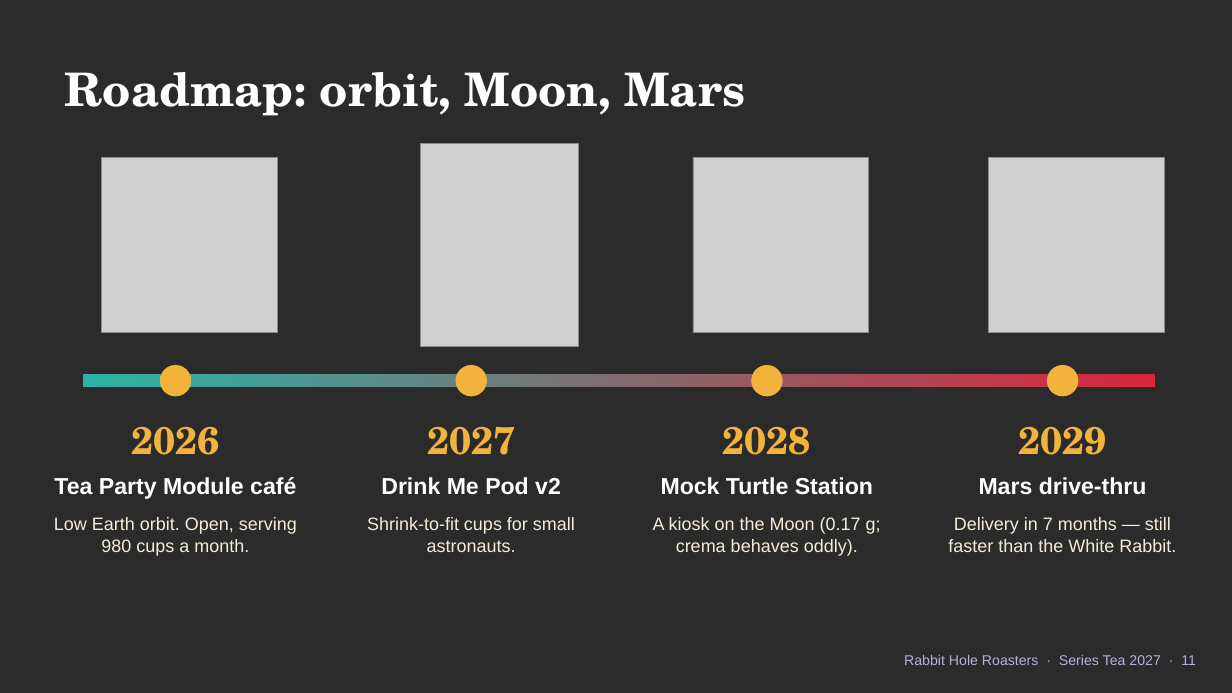
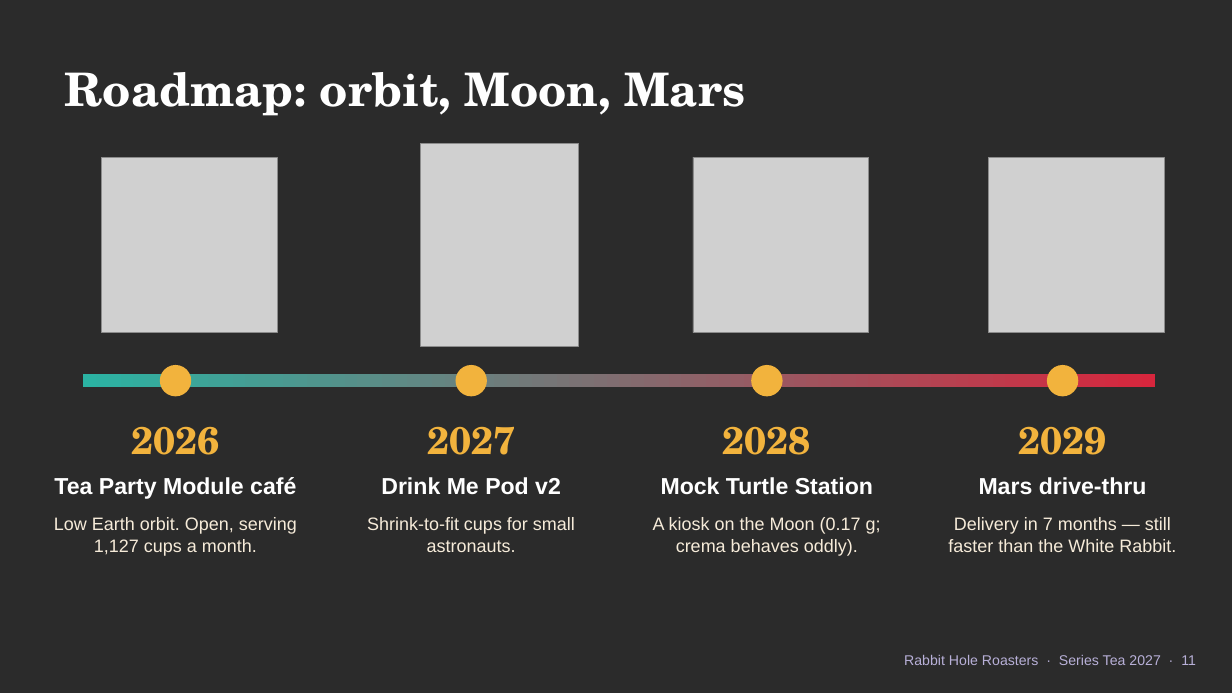
Before and after one commit to mike9ant/deck-edit, a slide deck: slide 11 of sample-project/Rabbit Hole Roasters — Investor Deck.pptx. Drawn at 1232x693 pixels with LibreOffice and Linux fonts; fonts in the diff are those of the drawing; grey boxes stand for pictures; background and template pictures are left out; a plain dark background stands for a picture behind light text. Boxes give left, top, right and bottom in pixels: in the first picture for what was removed or moved away, otherwise in the second. Text is boxed around its words. In the diff, an @@ line names an element or a change of style, - is before the commit and + after.

Commit message:
App screenshot in the README; the sample project's traction spreadsheet
- README: a screenshot of Deck Edit with the sample project open
  (docs/screenshot.png) replaces the text sketch of the layout, with a
  caption pointing to sample-project/.
- sample-project: the edits shown in the screenshot, made in the app —
  Traction.xlsx (cups per month with a 15% uplift as one input) and the
  traction slide rebuilt from it.

```diff
--- a/sample-project/Rabbit Hole Roasters — Investor Deck.pptx
+++ b/sample-project/Rabbit Hole Roasters — Investor Deck.pptx
@@ text at (54, 517, 297, 556): text changed @@
-Low Earth orbit. Open, serving 980 cups a month.
+Low Earth orbit. Open, serving 1,127 cups a month.
```
Also in this commit, not shown: 1 other slide changed, 3 other files.
